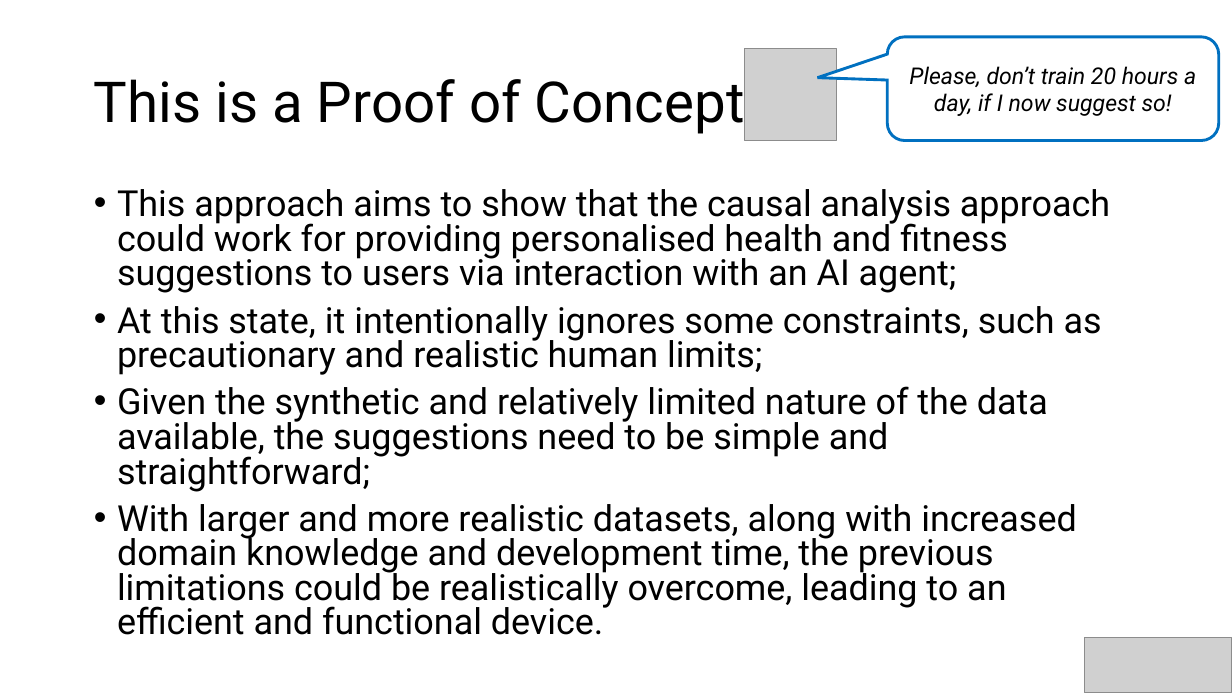
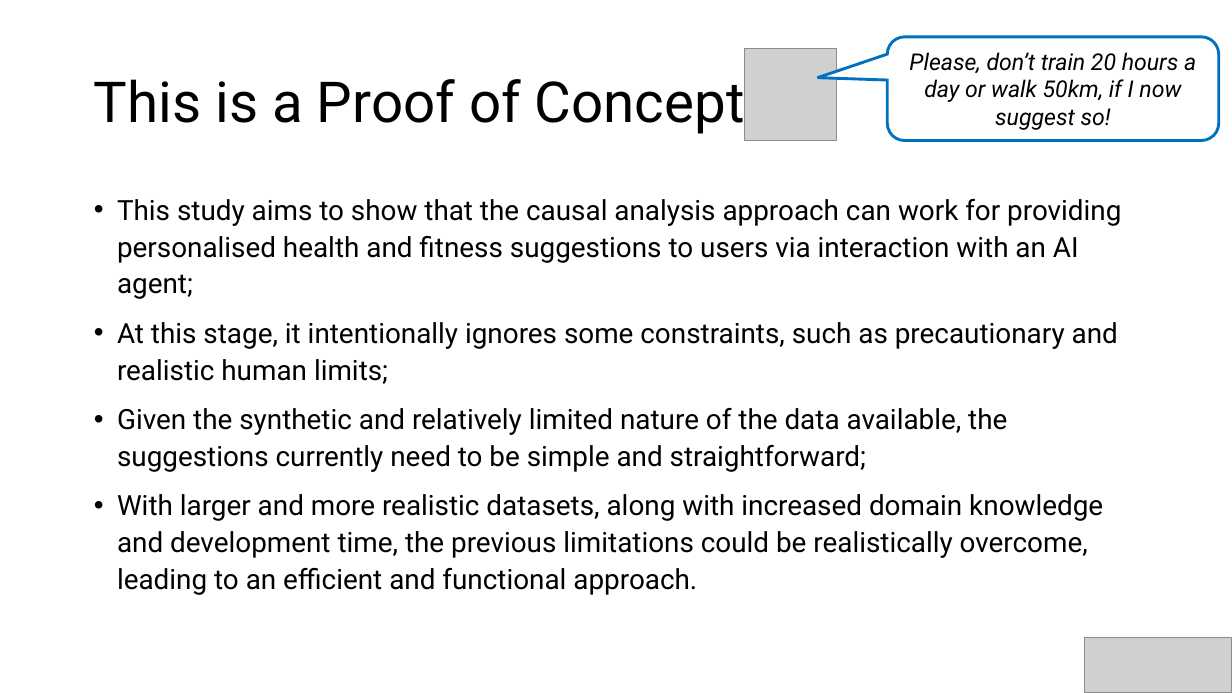
Before and after one commit to lucalavazza/Health_Cefriel, a slide deck: slide 9 of ppt/inference and influences.pptx. Drawn at 1232x693 pixels with LibreOffice and Linux fonts; fonts in the diff are those of the drawing; grey boxes stand for pictures. Boxes give left, top, right and bottom in pixels: in the first picture for what was removed or moved away, otherwise in the second. Text is boxed around its words. In the diff, an @@ line names an element or a change of style, - is before the commit and + after.

Commit message:
pdf slides and requirements.txt

```diff
--- a/ppt/inference and influences.pptx
+++ b/ppt/inference and influences.pptx
@@ text in rounded speech box at <box>909,52,1196,130</box>: text changed @@
-Please, don’t train 20 hours a day, if I now suggest so!
+Please, don’t train 20 hours a day or walk 50km, if I now suggest so!
@@ text at <box>117,199,1121,595</box>: text changed; size 28 to 21.7 pt @@
-• This approach aims to show that the causal analysis approach could work for providing personalised health and fitness suggestions to users via interaction with an AI agent;
-• At this state, it intentionally ignores some constraints, such as precautionary and realistic human limits;
-• Given the synthetic and relatively limited nature of the data available, the suggestions need to be simple and straightforward;
-• With larger and more realistic datasets, along with increased domain knowledge and development time, the previous limitations could be realistically overcome, leading to an efficient and functional device.
+• This study aims to show that the causal analysis approach can work for providing personalised health and fitness suggestions to users via interaction with an AI agent;
+• At this stage, it intentionally ignores some constraints, such as precautionary and realistic human limits;
+• Given the synthetic and relatively limited nature of the data available, the suggestions currently need to be simple and straightforward;
+• With larger and more realistic datasets, along with increased domain knowledge and development time, the previous limitations could be realistically overcome, leading to an efficient and functional approach.
```
Also in this commit, not shown: 6 other slides changed, 3 other files.
